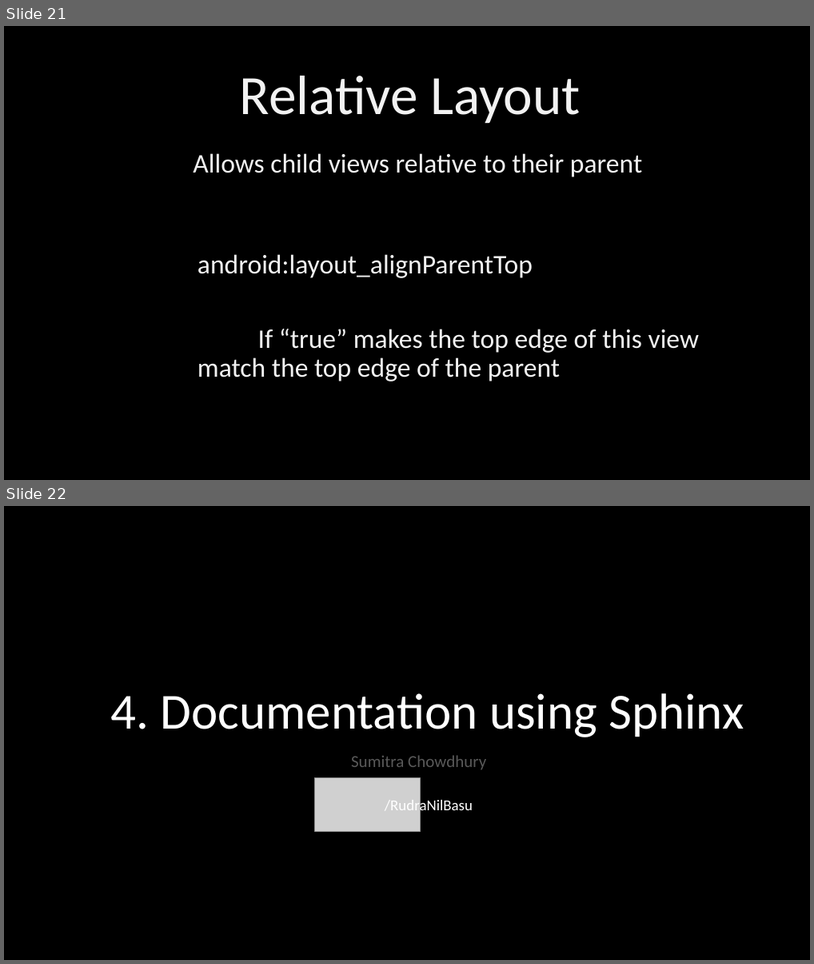
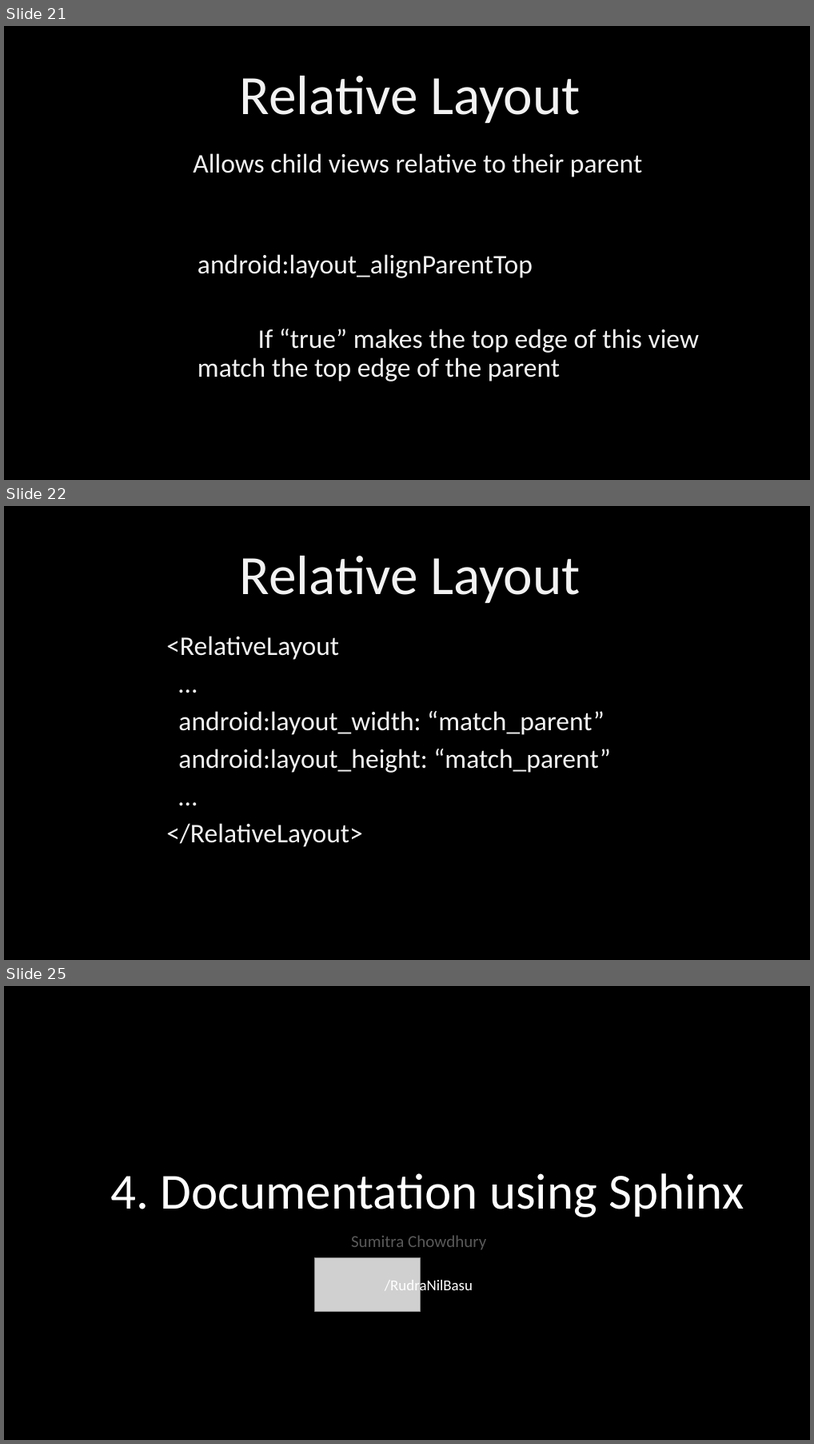
Before and after one commit to PhoenixRRDS/Presentation, a slide deck: The design and development of AIRYL.pptx. Shown one above the other, each under a label of ours: slides 21 and 22 before the commit, slides 21, 22 and 25 after it; the slides between them are not shown. The pictures are 814x964 and 814x1444 pixels, drawn with LibreOffice and Linux fonts; fonts in the diff are those of the drawing; grey boxes stand for pictures. Boxes give left, top, right and bottom in pixels: in the first picture for what was removed or moved away, otherwise in the second. Text is boxed around its words. In the diff, an @@ line names an element or a change of style, - is before the commit and + after.

```diff
--- a/The design and development of AIRYL.pptx
+++ b/The design and development of AIRYL.pptx
@@ slide 22 added at (4,506,810,960), background #000000 @@
@@ text added at (240,556,581,604), 66 pt, text #F2F2F2 @@
+Relative Layout
@@ text added at (166,636,611,847), 32 pt, text #F2F2F2 @@
+<RelativeLayout
+…
+android:layout_width: “match_parent”
+android:layout_height: “match_parent”
+…
+</RelativeLayout>
@@ what was slide 22 is now slide 25 @@
```
Also in this commit, not shown: 2 other slides added.
